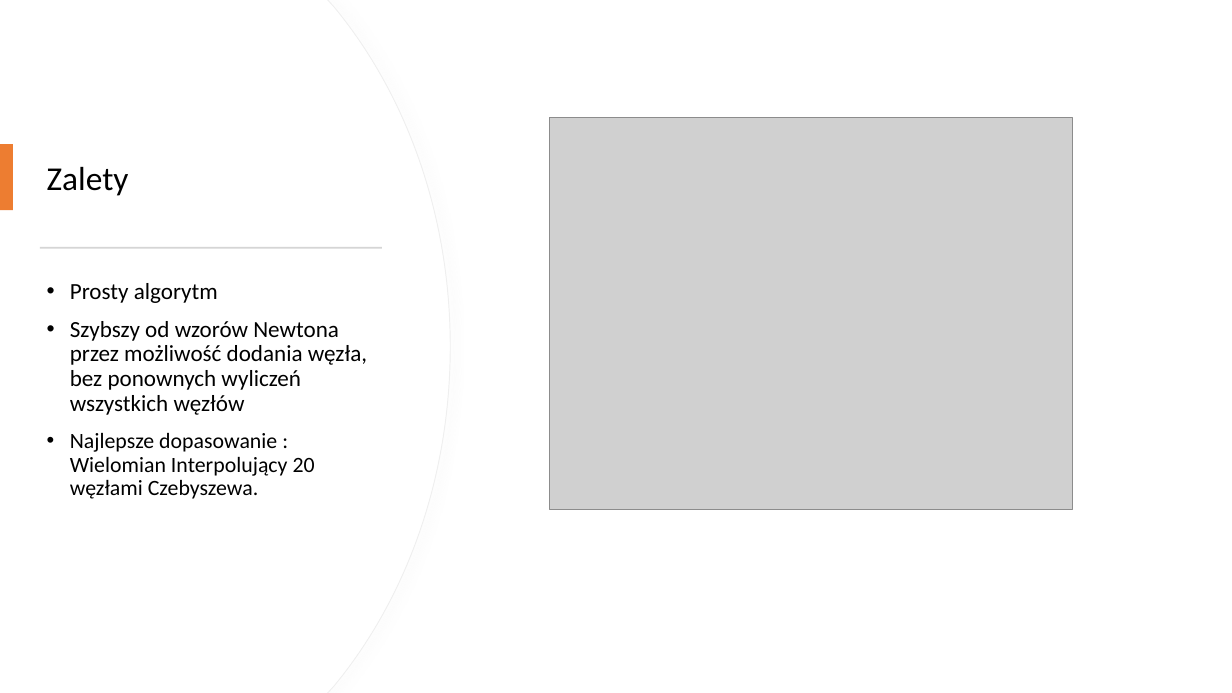
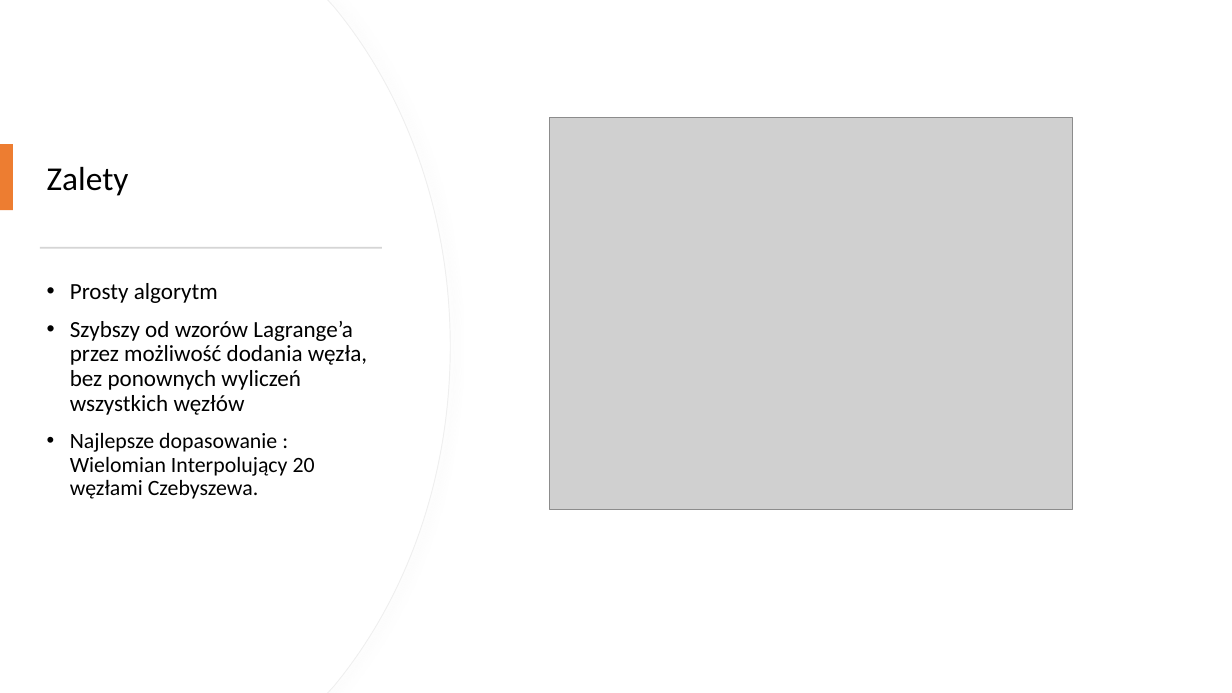
Before and after one commit to NiEkOKsU/Computation_Methods_for_Science_and_Technology, a slide deck: slide 8 of lab7/Aproksymacja - podsumowanie.pptx. Drawn at 1232x693 pixels with LibreOffice and Linux fonts; fonts in the diff are those of the drawing; grey boxes stand for pictures. Boxes give left, top, right and bottom in pixels: in the first picture for what was removed or moved away, otherwise in the second. Text is boxed around its words. In the diff, an @@ line names an element or a change of style, - is before the commit and + after.

```diff
--- a/lab7/Aproksymacja - podsumowanie.pptx
+++ b/lab7/Aproksymacja - podsumowanie.pptx
@@ text at box(70, 321, 367, 415): text changed @@
-• Szybszy od wzorów Newtona przez możliwość dodania węzła, bez ponownych wyliczeń wszystkich węzłów
+• Szybszy od wzorów Lagrange’a przez możliwość dodania węzła, bez ponownych wyliczeń wszystkich węzłów
```
Also in this commit, not shown: 2 other slides changed, 5 slides added, 17 other files.
